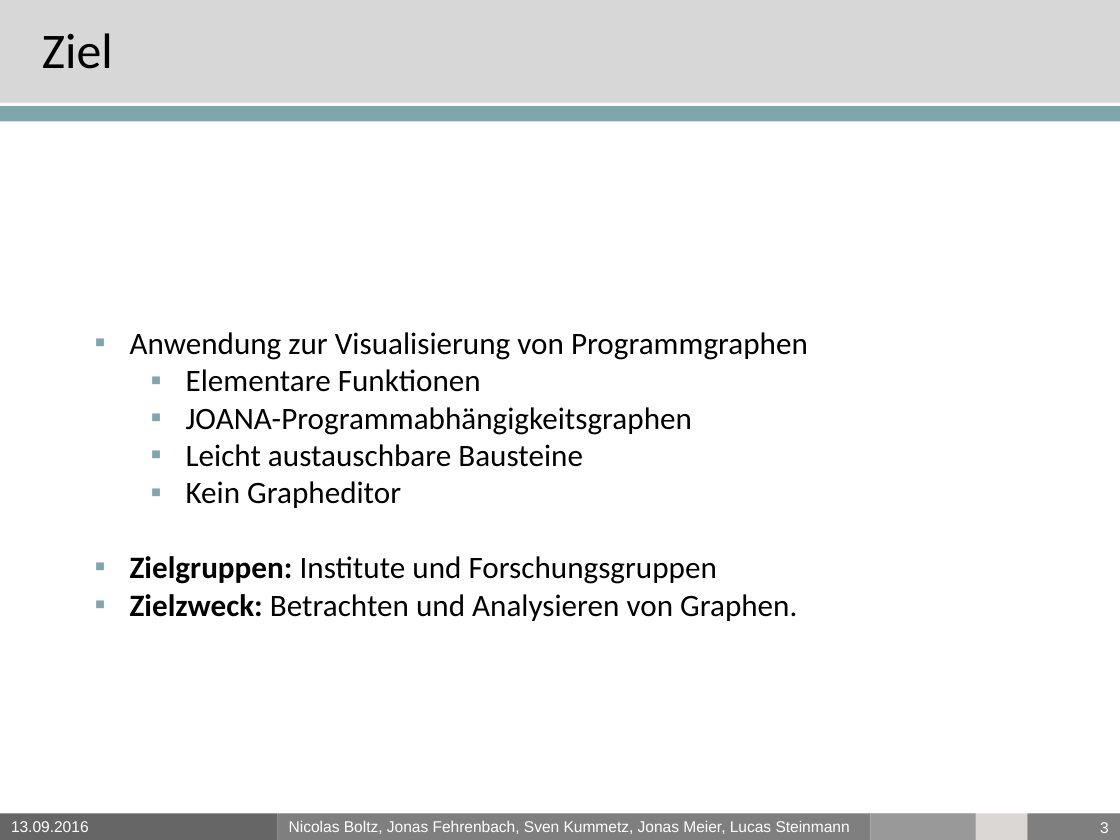
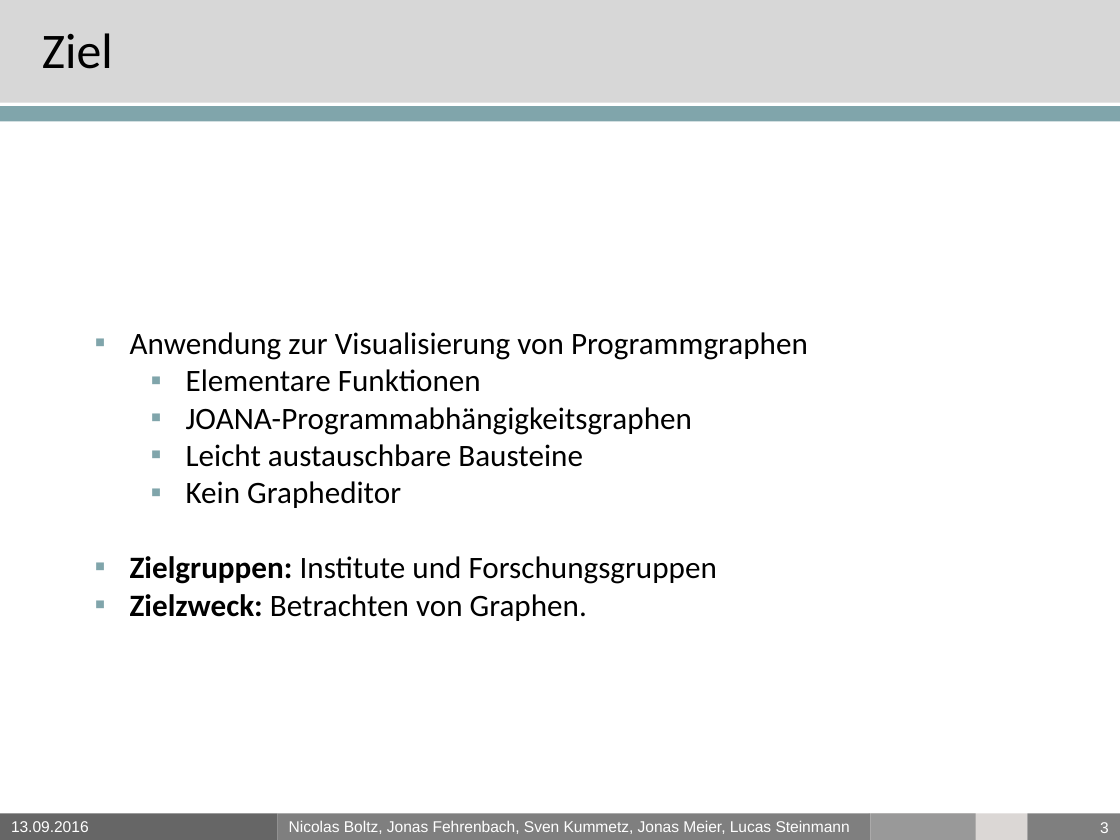
Before and after one commit to PSEProgrammgraphen/PSEDokumente, a slide deck: slide 3 of final/presentation.pptx. Drawn at 1120x840 pixels with LibreOffice and Linux fonts; fonts in the diff are those of the drawing; background and template pictures are left out. Boxes give left, top, right and bottom in pixels: in the first picture for what was removed or moved away, otherwise in the second. Text is boxed around its words. In the diff, an @@ line names an element or a change of style, - is before the commit and + after.

```diff
--- a/final/presentation.pptx
+++ b/final/presentation.pptx
@@ text at (130,594,587,621): text changed @@
-▪ Zielzweck: Betrachten und Analysieren von Graphen.
+▪ Zielzweck: Betrachten von Graphen.
```
Also in this commit, not shown: 2 other slides changed, 1 other file.
